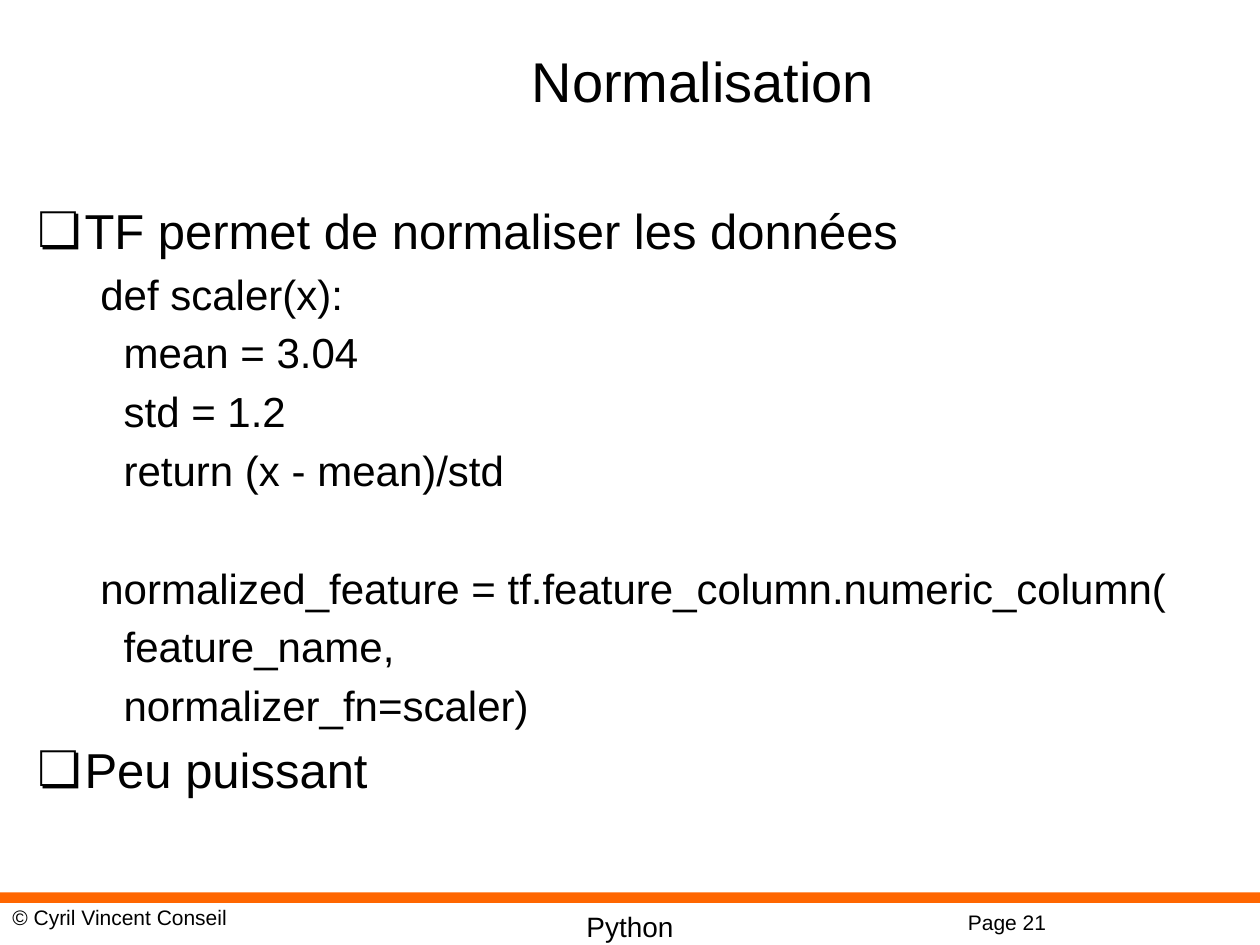
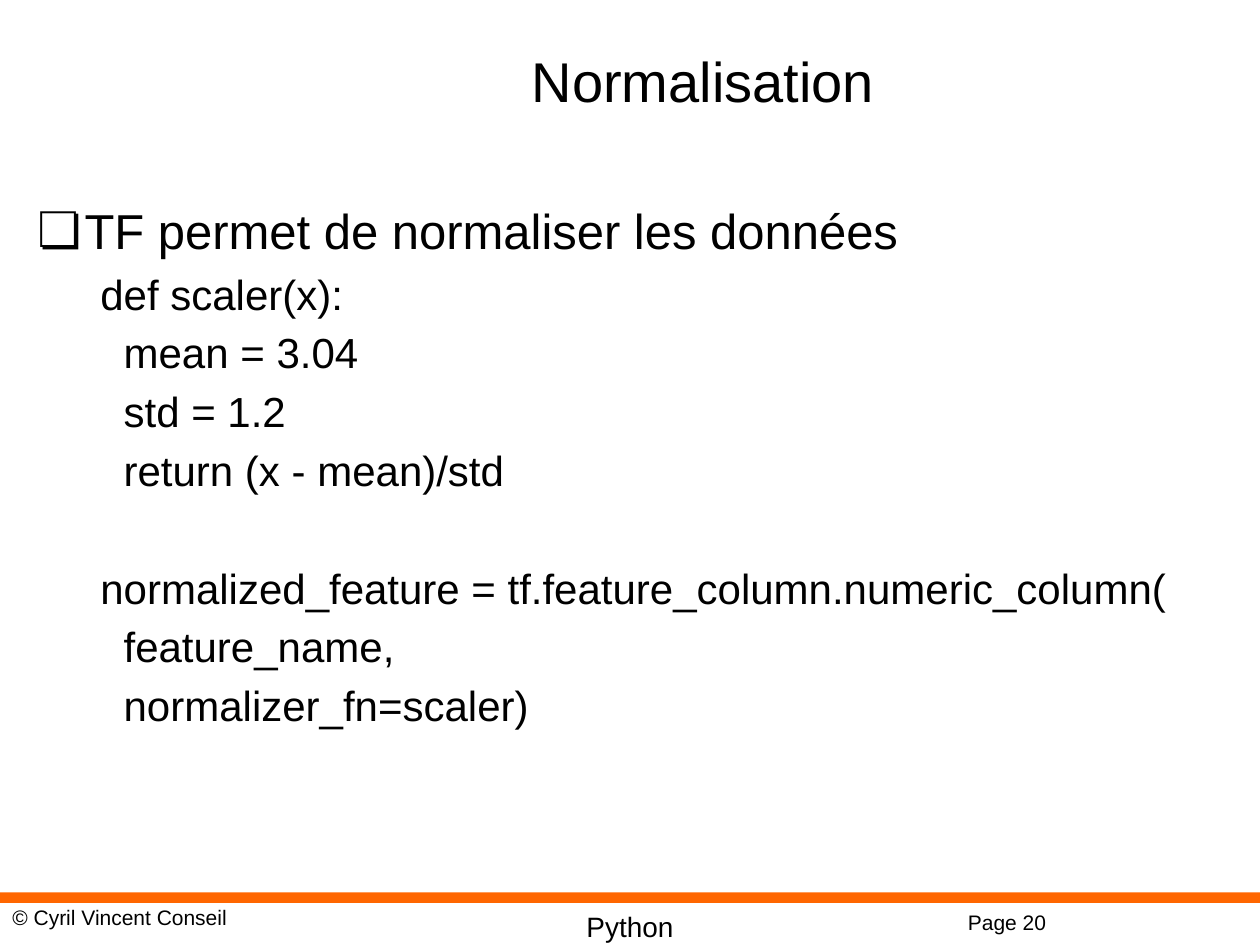
Before and after one commit to cyrilvincent/ML, a slide deck: slide 20 of PPT/DeepLearning25-Keras.pptx (slide 21 before the commit). Drawn at 1260x945 pixels with LibreOffice and Linux fonts; fonts in the diff are those of the drawing; background and template pictures are left out. Boxes give left, top, right and bottom in pixels: in the first picture for what was removed or moved away, otherwise in the second. Text is boxed around its words. In the diff, an @@ line names an element or a change of style, - is before the commit and + after.

```diff
--- a/PPT/DeepLearning25-Keras.pptx
+++ b/PPT/DeepLearning25-Keras.pptx
@@ text at bbox=[85, 752, 367, 799]: paragraph removed @@
-❏ Peu puissant
@@ page number at bbox=[968, 915, 1046, 934]: text changed @@
-Page 21
+Page 20
```
Also in this commit, not shown: 1 other slide changed, 1 slide added, 6 slides removed, 22 other files.
